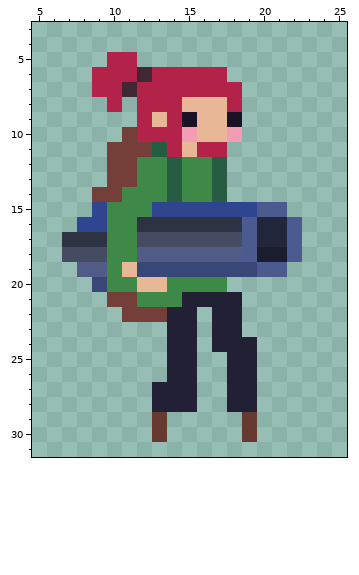
File history of a pixel-art sprite, RecursosSpriteEjercicioDesign2D/shoot/spr_agustina_shoot_right11.png. This is how it looked before the edit.
The file is 32x32 pixels. Shown: x 5..25, y 3..31. The old version is drawn lined up with the new one.
The same view after the edit:
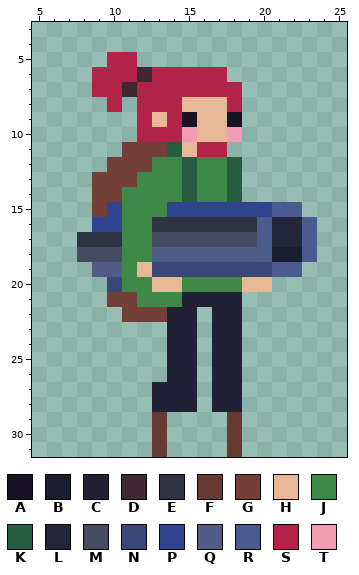
Palette (. is transparent): A #181425  B #191d2d  C #222034  D #3f2832  E #2e3343  F #663931  G #743f39  H #e8b796  J #3e8948  K #265c42  L #21263a  M #454c62  N #394778  P #30458f  Q #505c86  R #4b5a8f  S #b32349  T #f29db3
What changed:
whole drawing moved by +0,-1 (the old picture is shown already moved)
@@ x 5..25 @@
  9 .......SHSAHHA.......
-10 ......GSSSTHHT.......
-11 .....GGGKSHSS........
-12 .....GGJJKJJK........
-13 .....GGJJKJJK........
-14 ....GGJJJKJJK........
-15 ....PJJJPPPPPPPRR....
-16 ...PPJJEEEEEEERLLR...
-17 ..EEEJJMMMMMMMRLLR...
-18 ..MMMJJQQQQQQQRBBR...
-19 ...QQJHNNNNNNNNRR....
-20 ....NJJHHJJJJ........
+10 .......SSSTHHT.......
+11 ......GGGKHSS........
+12 .....GGGJJKJJK.......
+13 ....GGGJJJKJJK.......
+14 ....GGJJJJKJJK.......
+15 ....GPJJJPPPPPPPRR...
+16 ....PPJJEEEEEEERLLR..
+17 ...EEEJJMMMMMMMRLLR..
+18 ...MMMJJQQQQQQQRBBR..
+19 ....QQJHNNNNNNNNRR...
+20 .....NJJHHJJJJHH.....
 21 .....GGJJJCCCC.......
@@ x 11..21 @@
 23 ...CC.CC...
-24 ...CC.CCC..
-25 ...CC..CC..
-26 ...CC..CC..
-27 ..CCC..CC..
-28 ..CCC..CC..
-29 ..F.....F..
-30 ..F.....F..
-31 ...........
+24 ...CC.CC...
+25 ...CC.CC...
+26 ...CC.CC...
+27 ..CCC.CC...
+28 ..CCC.CC...
+29 ..F....F...
+30 ..F....F...
+31 ..F....F...
Where, in picture pixels (left, top, right, bottom), the same in both pictures:
changed: (62, 127, 317, 292)
changed: (212, 337, 257, 457)
added: (152, 442, 167, 457)
